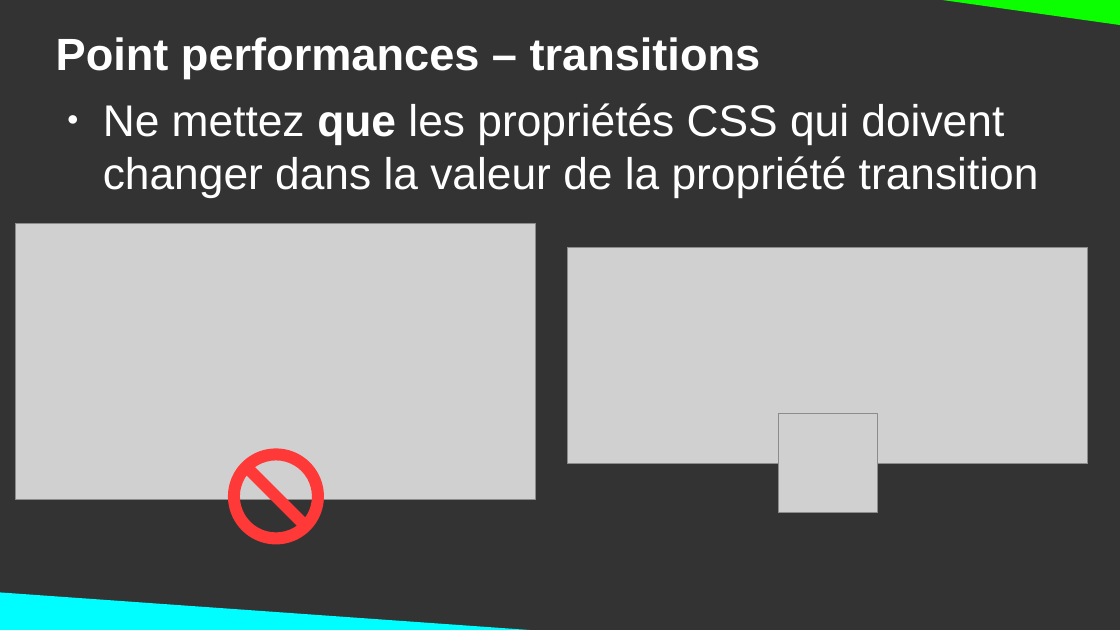
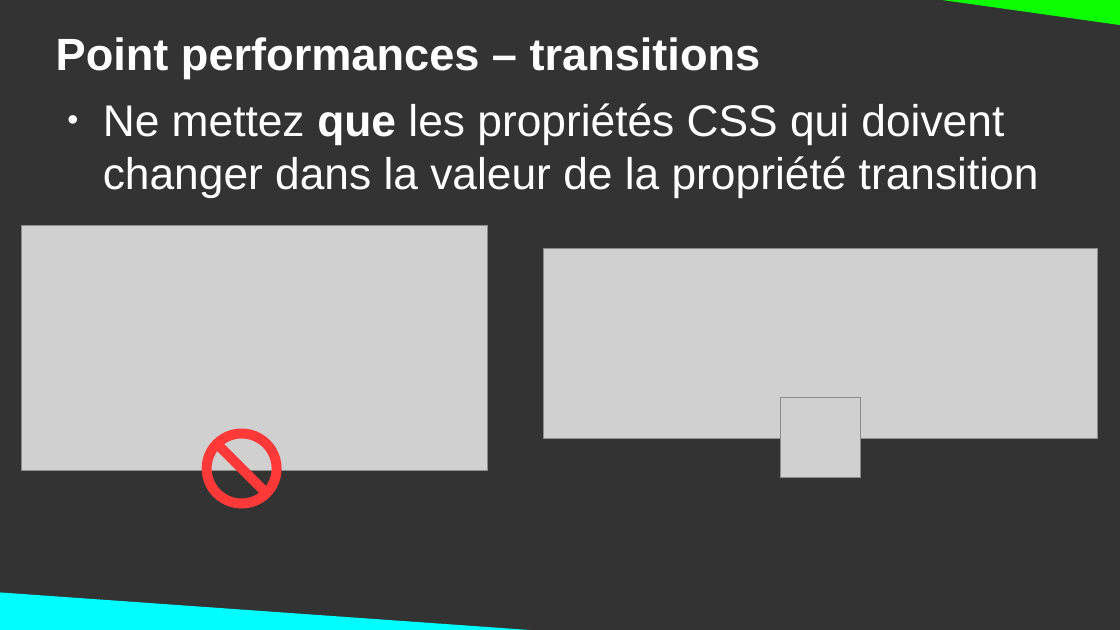
Before and after one commit to DanYellow/cours, a slide deck: slide 19 of integration-web-s2/travaux-pratiques/numero-2/presentation.odp. Drawn at 1120x630 pixels with LibreOffice and Linux fonts; fonts in the diff are those of the drawing; grey boxes stand for pictures. Boxes give left, top, right and bottom in pixels: in the first picture for what was removed or moved away, otherwise in the second. Text is boxed around its words. In the diff, an @@ line names an element or a change of style, - is before the commit and + after.

```diff
--- a/integration-web-s2/travaux-pratiques/numero-2/presentation.odp
+++ b/integration-web-s2/travaux-pratiques/numero-2/presentation.odp
@@ picture: place and size @@
-picture at [16,224,537,499]
+picture at [21,226,488,471]
@@ picture: place and size @@
-picture at [568,248,1088,464]
+picture at [544,249,1098,440]
@@ picture: place and size @@
-picture at [779,414,877,512]
+picture at [781,398,861,479]
@@ no-entry sign: place and size @@
-no-entry sign at [228,448,323,544]
+no-entry sign at [202,429,283,509]
```
Also in this commit, not shown: 6 other slides changed, 3 other files.
